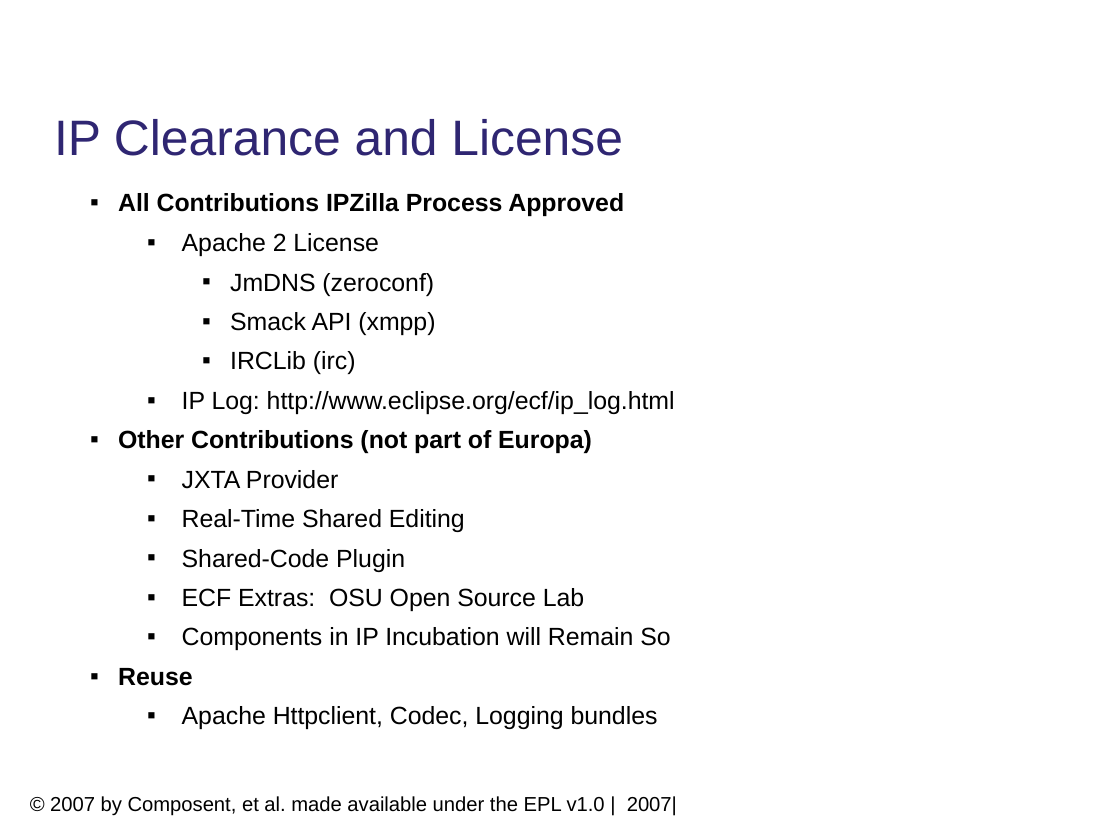
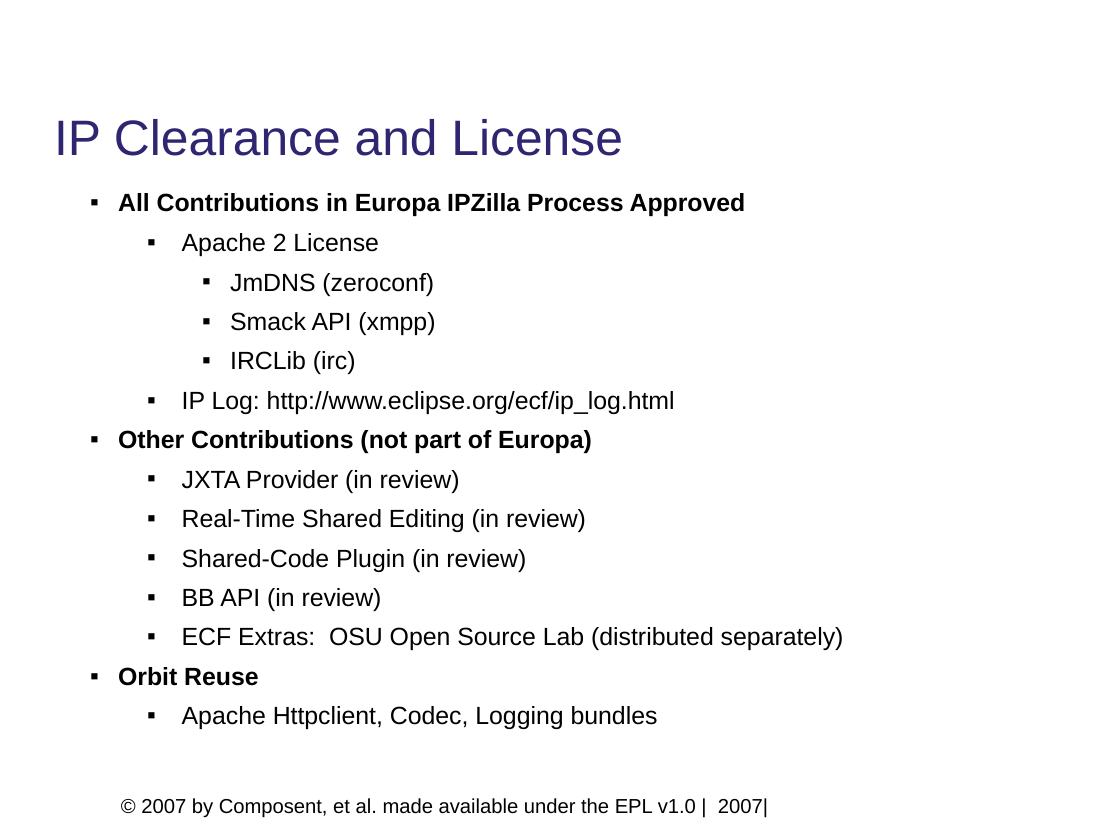
Before and after one commit to eclipse/ecf-website, a slide deck: slide 5 of reviews/ECF_Europa_Review.odp (slide 4 before the commit). Drawn at 1120x840 pixels with LibreOffice and Linux fonts; fonts in the diff are those of the drawing; background and template pictures are left out. Boxes give left, top, right and bottom in pixels: in the first picture for what was removed or moved away, otherwise in the second. Text is boxed around its words. In the diff, an @@ line names an element or a change of style, - is before the commit and + after.

Commit message:
Update to Europa Review Slides

```diff
--- a/reviews/ECF_Europa_Review.odp
+++ b/reviews/ECF_Europa_Review.odp
@@ text at (118, 193, 746, 216): text changed @@
-▪ All Contributions IPZilla Process Approved
+▪ All Contributions in Europa IPZilla Process Approved
@@ text at (118, 470, 844, 686): text changed @@
-  ▪ JXTA Provider
-  ▪ Real-Time Shared Editing
-  ▪ Shared-Code Plugin
-  ▪ ECF Extras: OSU Open Source Lab
-  ▪ Components in IP Incubation will Remain So
-▪ Reuse
+  ▪ JXTA Provider (in review)
+  ▪ Real-Time Shared Editing (in review)
+  ▪ Shared-Code Plugin (in review)
+  ▪ BB API (in review)
+  ▪ ECF Extras: OSU Open Source Lab (distributed separately)
+▪ Orbit Reuse
@@ text "© 2007 by Composent, et ...": place and size @@
-text "© 2007 by Composent, et ..." at (50, 796, 677, 816)
+text "© 2007 by Composent, et ..." at (141, 798, 768, 818)
```
Also in this commit, not shown: 4 other slides changed, 1 slide added, 1 other file.
